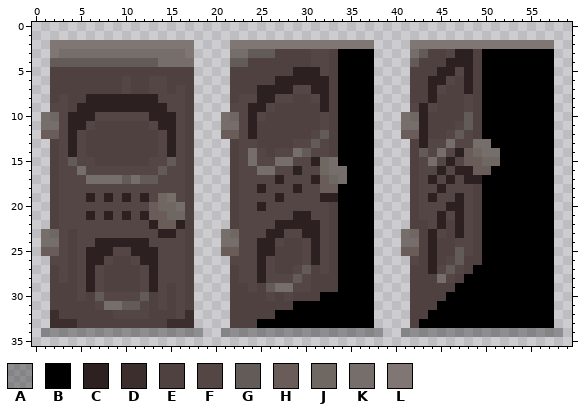
Pixel-art sprite -- main/prop/actor/npc/door/swing_door/desert_door.png. Above is the file before it was changed.
The file is 60x36 pixels. Colours within 5 levels of each other are drawn and written as one.
Palette (. is transparent): A #0000004e  B #000000  C #2c2021  D #3d2e2e  E #4e4140  F #544644  G #635b57  H #695c59  J #6f6762  K #766e6a  L #807774
After the commit:
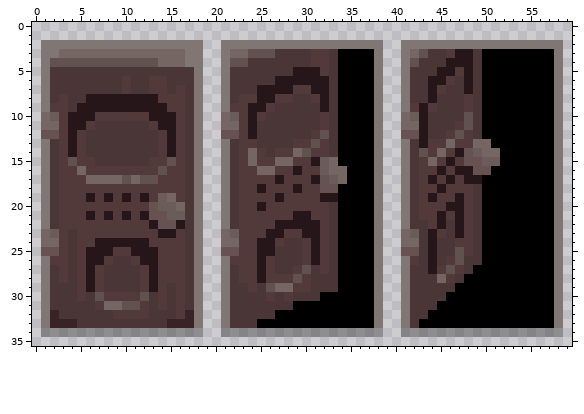
Difference:
colour C: #2c2021 -> #261519
colour D: #3d2e2e -> #382326
colour E: #4e4140 -> #4a3637
colour F: #544644 -> #513a39
colour G: #635b57 -> #615250
colour H: #695c59 -> #675151
colour J: #6f6762 -> #695c59
colour K: #766e6a -> #756664
y 2..3: x 1 . -> L; x 18 . -> L; x 21 . -> L; x 38 . -> L; x 41 . -> L; x 58 . -> L
y 4: x 1 . -> L; x 17..18 K. -> LL; x 21 . -> L; x 38 . -> L; x 41 . -> L; x 58 . -> L
y 5..9: x 1 . -> L; x 18 . -> L; x 21 . -> L; x 38 . -> L; x 41 . -> L; x 58 . -> L
y 10..12: x 18 . -> L; x 38 . -> L; x 58 . -> L
y 13..22: x 1 . -> L; x 18 . -> L; x 21 . -> L; x 38 . -> L; x 41 . -> L; x 58 . -> L
y 23..25: x 18 . -> L; x 38 . -> L; x 58 . -> L
y 26..33: x 1 . -> L; x 18 . -> L; x 21 . -> L; x 38 . -> L; x 41 . -> L; x 58 . -> L
Boxes around the changes in both pictures, in picture pixels (x1, y1, x2, y2):
changed: (41, 40, 500, 328)
added: (554, 40, 563, 328)
